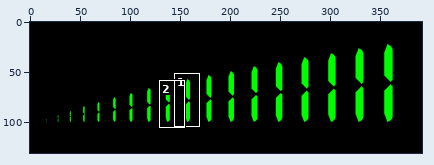
Sprite sheet, stored at Assets/Settings/volume_bar.png. Above, an overview of the earlier version with the close-up marked.
Close-up. Before the edit:
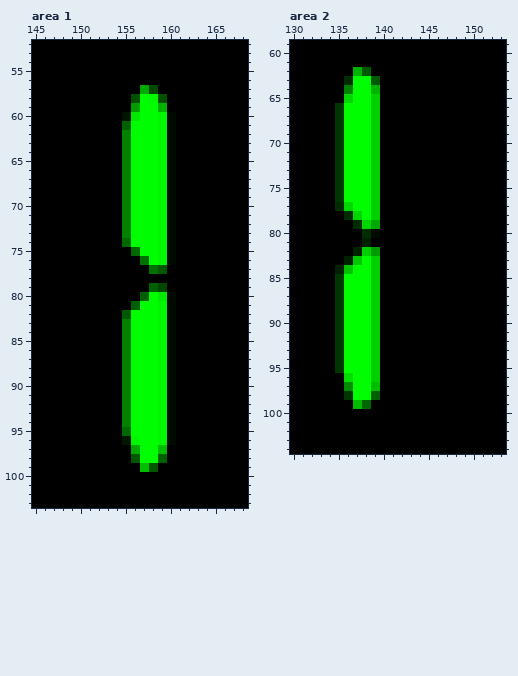
The file is 392x131 pixels. Colours within 5 levels of each other are drawn and written as one. Shown: area 1: x 145..168, y 52..103; area 2: x 130..153, y 59..104. The commit also changed other parts of the picture, which this record leaves out.
And afterwards:
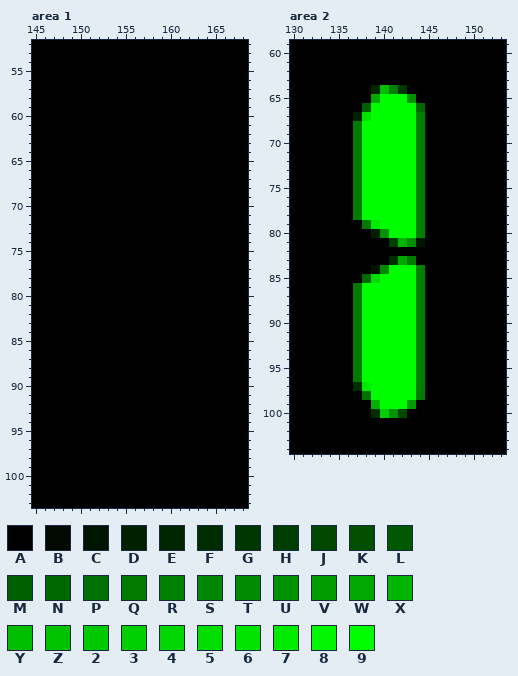
Palette (. is transparent): A #000000  B #000a00  C #001500  D #002000  E #002600  F #002d00  G #003600  H #003d00  J #004700  K #005000  L #005900  M #006000  N #006800  P #007100  Q #007a00  R #008000  S #008600  T #008c00  U #009200  V #009c00  W #00a800  X #00b300  Y #00bd00  Z #00c300  2 #00c900  3 #00cf00  4 #00d600  5 #00de00  6 #00e500  7 #00eb00  8 #00f700  9 #00fe00
The edit:
Changed rows in their new state; - is an unchanged pixel.
Area 1:
first column x 155:
 57 --AA--
 58 -AAAA-
 59 -AAAA-
 60 AAAAAA
 61 AAAAAA
 62 AAAAAA
 63 AAAAAA
 64 AAAAAA
 65 AAAAAA
 66 AAAAAA
 67 AAAAAA
 68 AAAAAA
 69 AAAAAA
 70 AAAAAA
 71 AAAAAA
 72 AAAAAA
 73 AAAAAA
 74 AAAAAA
 75 -AAAAA
 76 --AAAA
 77 ---AA-
 79 ---AA-
 80 --AAAA
 81 -AAAAA
 82 AAAAAA
 83 AAAAAA
 84 AAAAAA
 85 AAAAAA
 86 AAAAAA
 87 AAAAAA
 88 AAAAAA
 89 AAAAAA
 90 AAAAAA
 91 AAAAAA
 92 AAAAAA
 93 AAAAAA
 94 AAAAAA
 95 AAAAAA
 96 AAAAAA
 97 -AAAA-
 98 -AAAA-
 99 --AA--
Area 2:
first column x 135:
 62 --AA------
 63 -AAAA-----
 64 -AAAEYRG--
 65 -AAAW999U-
 66 AAAM99999N
 67 AAD699999R
 68 AAQ-99999R
 69 AAQ-99999R
 70 AAQ-99999R
 71 AAQ-99999R
 72 AAQ-99999R
 73 AAQ-99999R
 74 AAQ-99999R
 75 AAQ-99999R
 76 AAQ-99999R
 77 AAQ-99999R
 78 -AQ-99999R
 79 --AQ79999R
 80 ---ADU999R
 81 ---A--HXTC
 82 --AAA-----
 83 -AAAA-FWQ-
 84 AAAACS999R
 85 AAAN59999R
 86 AAQ-99999R
 87 AAQ-99999R
 88 AAQ-99999R
 89 AAQ-99999R
 90 AAQ-99999R
 91 AAQ-99999R
 92 AAQ-99999R
 93 AAQ-99999R
 94 AAQ-99999R
 95 AAQ-99999R
 96 -AQ-99999R
 97 -AF799999R
 98 -AAP99999Q
 99 --AAX999V-
100 ----F3UJ--
Boxes around the changes in both close-ups, in picture pixels (x1, y1, x2, y2):
changed: (122, 85, 176, 472)
changed: (335, 67, 425, 418)
